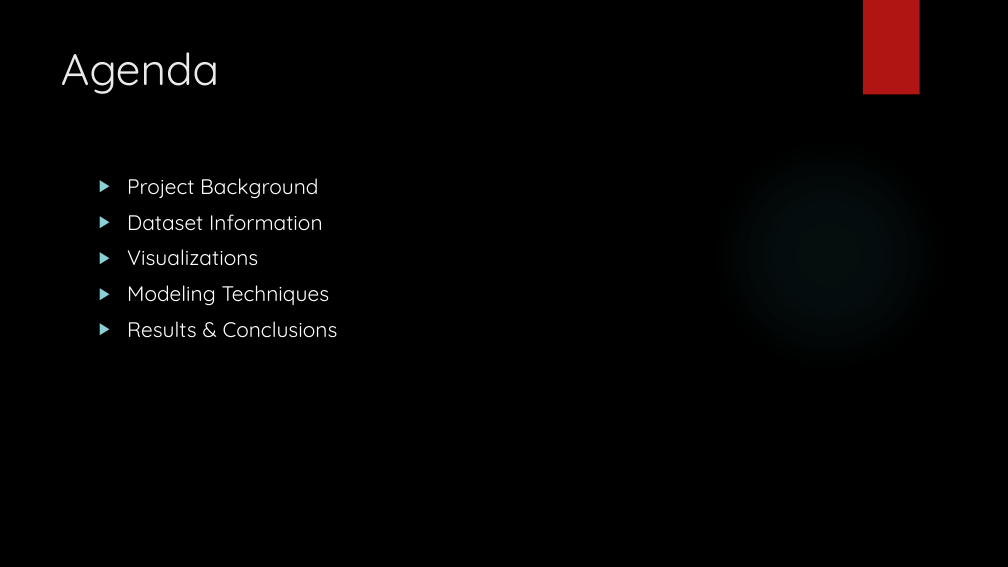
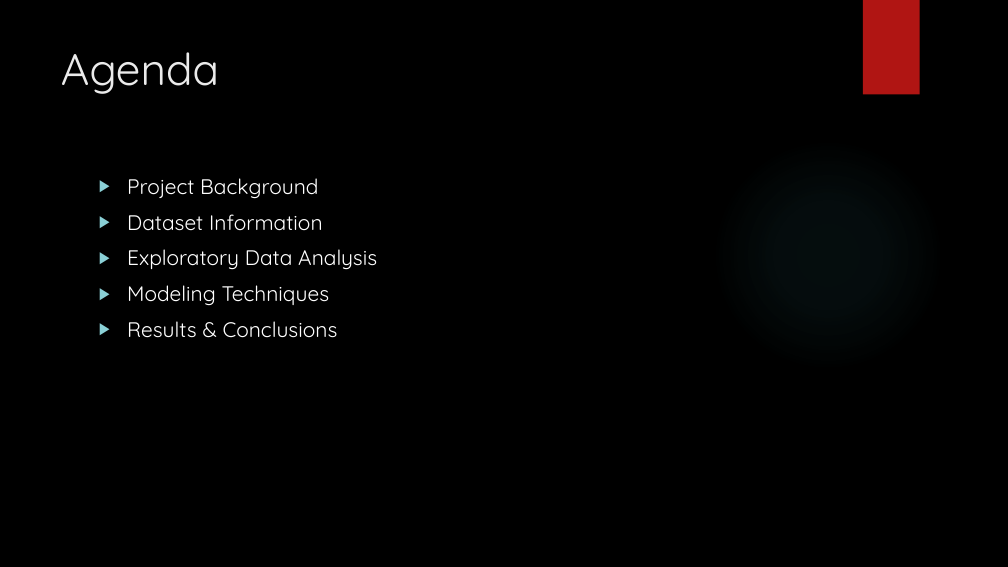
Before and after one commit to kennybcuz/smartphone_activity_recognition, a slide deck: slide 2 of Activity Recognition Using Smartphones.pptx. Drawn at 1008x567 pixels with LibreOffice and Linux fonts; fonts in the diff are those of the drawing; background and template pictures are left out. Boxes give left, top, right and bottom in pixels: in the first picture for what was removed or moved away, otherwise in the second. Text is boxed around its words. In the diff, an @@ line names an element or a change of style, - is before the commit and + after.

Commit message:
updating presentation

```diff
--- a/Activity Recognition Using Smartphones.pptx
+++ b/Activity Recognition Using Smartphones.pptx
@@ text at (127, 249, 377, 270): text changed @@
-▶ Visualizations
+▶ Exploratory Data Analysis
```
Also in this commit, not shown: 1 other slide changed.
